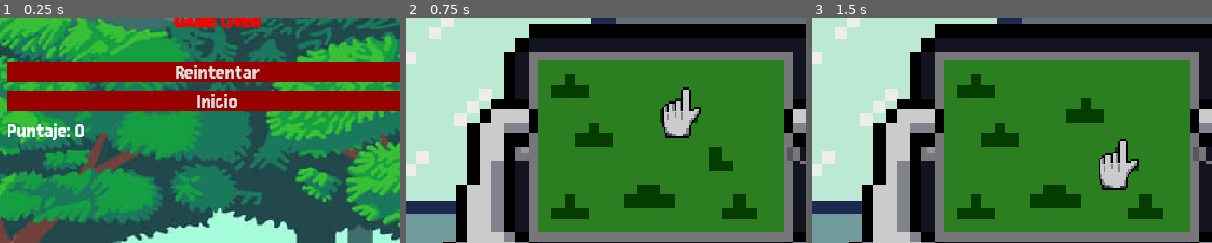
Above: before the commit, frames 1-3 (left to right).
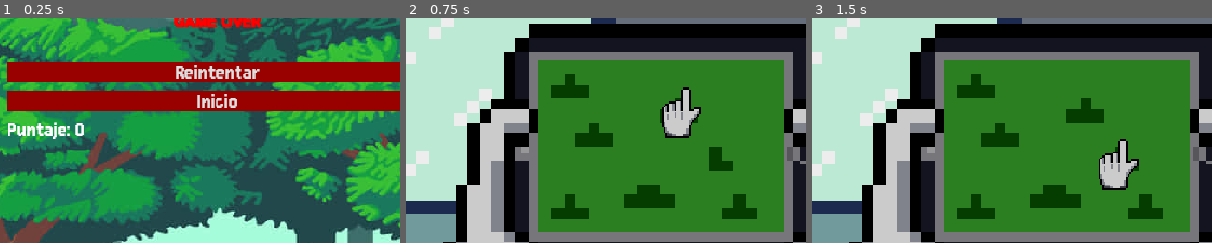
Above: after the commit, the same moments.

Repository: asapAle/DON-T-TAP-THE-GLASS
Game: Godot game, scene res://game_over.tscn
The game is run twice, just before and just after one commit, with the same random seed, the same clock (stepped at 60 frames per second) and the same inputs. This scene is started directly instead of the project's main scene.
Inputs (mouse positions are % of the whole screen's width and height, from its top left):
- Up to frame 1 (0.25 s): no input
- Up to frame 2 (0.75 s): click "Reintentar" at 0.5 s
- Up to frame 3 (1.5 s): tap Enter at 1.25 s; move the mouse to (55, 41) at 1.27 s; click (55, 41) at 1.42 s
The pictures show only the part of the screen within x 21-71%, y 21-71%; the shares and areas given below are measured in that part.

The runs differ from the first frame. In frame 1, 0.4% of the frame differs, in the area x 2-21%, y 46-55%; in frame 2, nothing differs; in frame 3, nothing differs.

Commit message:
Add files via upload

Diff:
--- a/DON'T TAP THE GLASS/game_over.gd
+++ b/DON'T TAP THE GLASS/game_over.gd
@@ -1,6 +1,6 @@
 extends Control
 
-@onready var label_score = $VBoxContainer/LabelScore # Ajustá según tu escena
+@onready var label_score = $LabelScore  # Ajustá según tu escena
 
 func _ready():
 	# Mostrar puntaje de la partida
--- a/DON'T TAP THE GLASS/game_over.tscn
+++ b/DON'T TAP THE GLASS/game_over.tscn
@@ -29,6 +29,14 @@
 grow_vertical = 2
 texture = ExtResource("2_ccer4")
 metadata/_edit_use_anchors_ = true
+
+[node name="LabelScore" type="Label" parent="."]
+layout_mode = 2
+offset_left = 186.0
+offset_top = 210.0
+offset_right = 640.0
+offset_bottom = 231.0
+theme_override_fonts/font = ExtResource("3_ccer4")
 
 [node name="VBoxContainer" type="VBoxContainer" parent="."]
 layout_mode = 1
@@ -65,9 +73,5 @@
 theme_override_styles/normal = SubResource("StyleBoxFlat_ftari")
 text = "Inicio"
 
-[node name="LabelScore" type="Label" parent="VBoxContainer"]
-layout_mode = 2
-theme_override_fonts/font = ExtResource("3_ccer4")
-
 [connection signal="pressed" from="VBoxContainer/REINTENTAR" to="." method="_on_reintentar_pressed"]
 [connection signal="pressed" from="VBoxContainer/INICIO" to="." method="_on_inicio_pressed"]
--- a/DON'T TAP THE GLASS/mundo.gd
+++ b/DON'T TAP THE GLASS/mundo.gd
@@ -1,6 +1,6 @@
 extends Node2D
 
-@export var SCENE_PATH: String = "res://mundo.tscn"  # Cambiá esto en cada escena
+@export var SCENE_PATH: String = "res://mundo.tscn"  # Cambiá en cada mundo
 
 @onready var enemy = $Enemy
 @onready var vidas = [
@@ -31,16 +31,20 @@
 	update_life_sprites()
 	print("Vidas restantes: ", lives)
 	if lives <= 0:
-		# Guardar ruta actual antes de ir a Game Over
+		# Guardar la escena actual y el puntaje antes de ir a Game Over
 		get_tree().set_meta("ultima_escena", SCENE_PATH)
+		get_tree().set_meta("ultimo_score", score)
 		get_tree().change_scene_to_file("res://game_over.tscn")
 
 func update_life_sprites():
+	# Mostrar u ocultar vidas
 	for i in range(vidas.size()):
 		vidas[i].visible = (i < lives)
 
+	# Ocultar todos los stages
 	for stage in stages:
 		stage.visible = false
 
+	# Mostrar el stage correspondiente
 	if lives > 0 and lives <= stages.size():
 		stages[stages.size() - lives].visible = true
--- a/DON'T TAP THE GLASS/mundo_2.gd
+++ b/DON'T TAP THE GLASS/mundo_2.gd
@@ -1,6 +1,6 @@
 extends Node2D
 
-@export var SCENE_PATH: String = "res://mundo_2.tscn"  # Cambiá esto en cada escena
+@export var SCENE_PATH: String = "res://mundo_2.tscn"  # Cambiá en cada mundo
 
 @onready var enemy = $Enemy
 @onready var vidas = [
@@ -31,16 +31,20 @@
 	update_life_sprites()
 	print("Vidas restantes: ", lives)
 	if lives <= 0:
-		# Guardar ruta actual antes de ir a Game Over
+		# Guardar la escena actual y el puntaje antes de ir a Game Over
 		get_tree().set_meta("ultima_escena", SCENE_PATH)
+		get_tree().set_meta("ultimo_score", score)
 		get_tree().change_scene_to_file("res://game_over.tscn")
 
 func update_life_sprites():
+	# Mostrar u ocultar vidas
 	for i in range(vidas.size()):
 		vidas[i].visible = (i < lives)
 
+	# Ocultar todos los stages
 	for stage in stages:
 		stage.visible = false
 
+	# Mostrar el stage correspondiente
 	if lives > 0 and lives <= stages.size():
 		stages[stages.size() - lives].visible = true
--- a/DON'T TAP THE GLASS/mundo_3.gd
+++ b/DON'T TAP THE GLASS/mundo_3.gd
@@ -1,6 +1,6 @@
 extends Node2D
 
-@export var SCENE_PATH: String = "res://mundo_3.tscn"  # Cambiá esto en cada escena
+@export var SCENE_PATH: String = "res://mundo_3.tscn"  # Cambiá en cada mundo
 
 @onready var enemy = $Enemy
 @onready var vidas = [
@@ -31,16 +31,20 @@
 	update_life_sprites()
 	print("Vidas restantes: ", lives)
 	if lives <= 0:
-		# Guardar ruta actual antes de ir a Game Over
+		# Guardar la escena actual y el puntaje antes de ir a Game Over
 		get_tree().set_meta("ultima_escena", SCENE_PATH)
+		get_tree().set_meta("ultimo_score", score)
 		get_tree().change_scene_to_file("res://game_over.tscn")
 
 func update_life_sprites():
+	# Mostrar u ocultar vidas
 	for i in range(vidas.size()):
 		vidas[i].visible = (i < lives)
 
+	# Ocultar todos los stages
 	for stage in stages:
 		stage.visible = false
 
+	# Mostrar el stage correspondiente
 	if lives > 0 and lives <= stages.size():
 		stages[stages.size() - lives].visible = true
